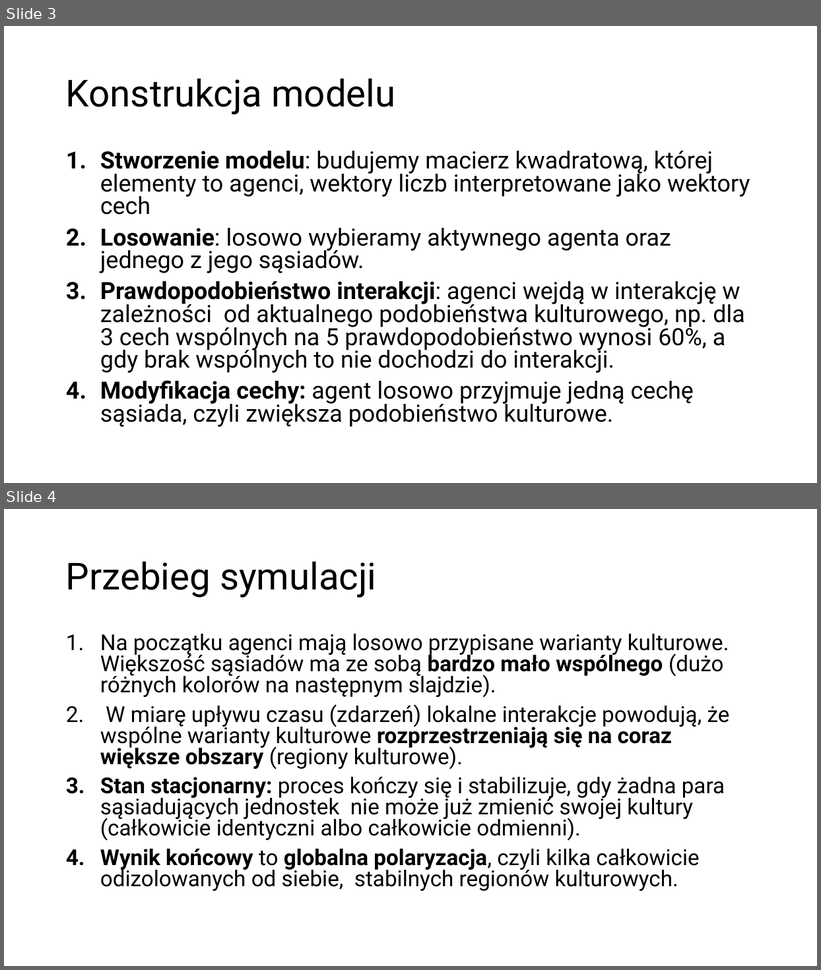
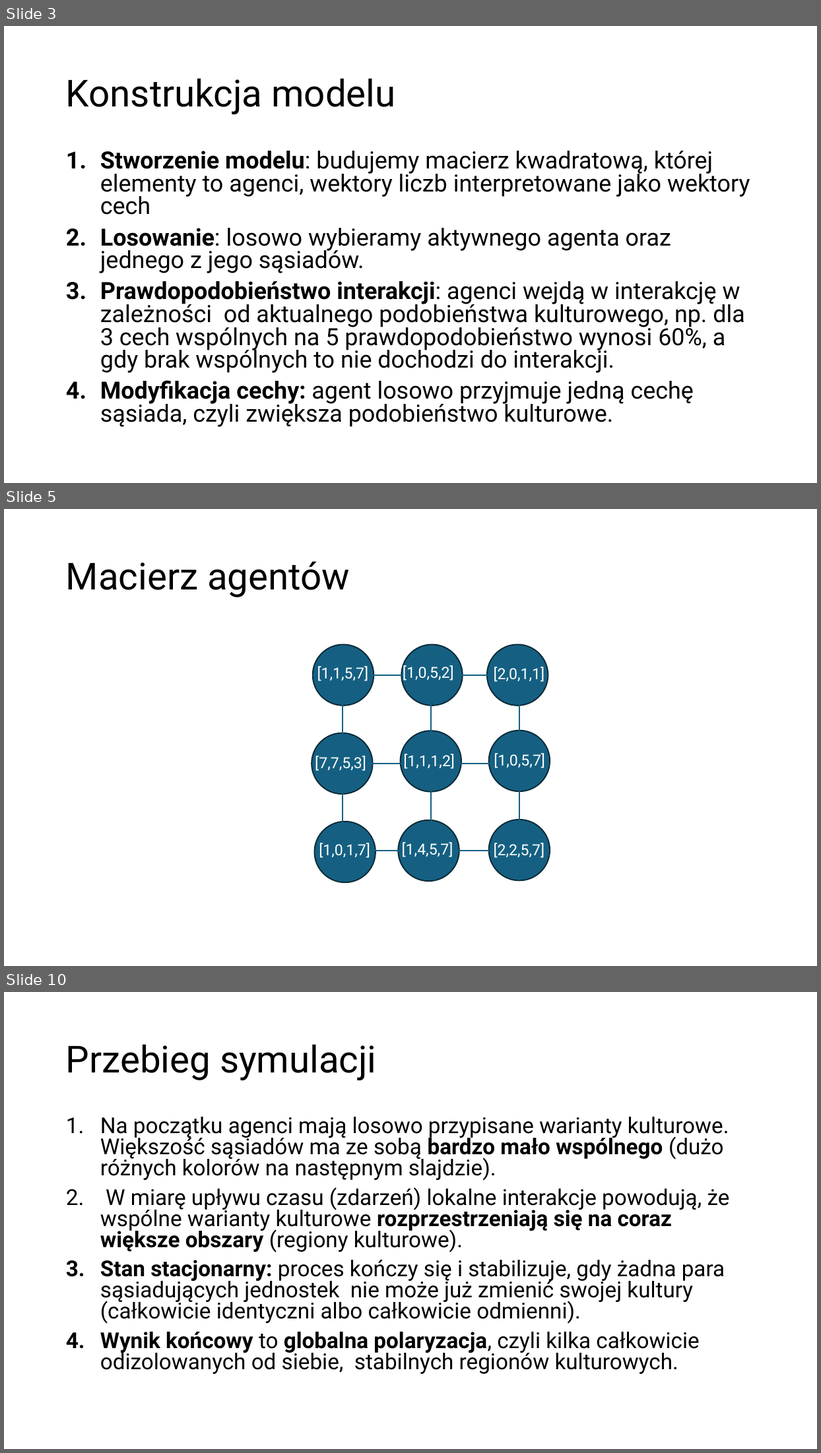
Before and after one commit to Karol-Garbaczewski/Axelrod_model, a slide deck: ModelAxelroda_prezentacja.pptx. Shown one above the other, each under a label of ours: slides 3 and 4 before the commit, slides 3, 5 and 10 after it; the slides between them are not shown. The pictures are 821x970 and 821x1453 pixels, drawn with LibreOffice and Linux fonts; fonts in the diff are those of the drawing. Boxes give left, top, right and bottom in pixels: in the first picture for what was removed or moved away, otherwise in the second. Text is boxed around its words. In the diff, an @@ line names an element or a change of style, - is before the commit and + after.

```diff
--- a/ModelAxelroda_prezentacja.pptx
+++ b/ModelAxelroda_prezentacja.pptx
@@ slide 5 added at (4,509,817,966), background #FFFFFF @@
@@ title added at (66,561,350,597), 44 pt, text #000000 @@
+Macierz agentów
@@ ellipse added at (313,644,374,706), fill #156082, outline #092A39 1.5 pt @@
@@ ellipse added at (402,644,463,706), fill #156082, outline #092A39 1.5 pt @@
@@ ellipse added at (487,644,548,706), fill #156082, outline #092A39 1.5 pt @@
@@ text added at (318,666,369,681), 18 pt, text #FFFFFF @@
+[1,1,5,7]
+,
@@ line added from (343, 657) to (343, 871), #156082 1.5 pt @@
@@ text added at (403,664,454,681), 18 pt, text #FFFFFF @@
+[1,0,5,2]
+,
@@ line added from (432, 657) to (432, 871), #156082 1.5 pt @@
@@ text added at (494,667,545,682), 18 pt, text #FFFFFF @@
+[2,0,1,1]
+,
@@ line added from (520, 666) to (520, 881), #156082 1.5 pt @@
@@ line added from (313, 675) to (548, 675), #156082 1.5 pt @@
@@ ellipse added at (312,733,373,795), fill #156082, outline #092A39 1.5 pt @@
@@ ellipse added at (401,731,461,792), fill #156082, outline #092A39 1.5 pt @@
@@ ellipse added at (489,730,550,791), fill #156082, outline #092A39 1.5 pt @@
@@ line added from (314, 764) to (550, 764), #156082 1.5 pt @@
@@ text added at (315,756,366,771), 18 pt, text #FFFFFF @@
+[7,7,5,3]
+,
@@ text added at (403,754,455,769), 18 pt, text #FFFFFF @@
+[1,1,1,2]
+,
@@ text added at (494,753,545,768), 18 pt, text #FFFFFF @@
+[1,0,5,7]
+,
@@ ellipse added at (314,822,376,883), fill #156082, outline #092A39 1.5 pt @@
@@ ellipse added at (399,821,459,882), fill #156082, outline #092A39 1.5 pt @@
@@ ellipse added at (489,820,550,881), fill #156082, outline #092A39 1.5 pt @@
@@ text added at (319,843,370,858), 18 pt, text #FFFFFF @@
+[1,0,1,7]
+,
@@ text added at (402,842,453,857), 18 pt, text #FFFFFF @@
+[1,4,5,7]
+,
@@ text added at (494,843,545,858), 18 pt, text #FFFFFF @@
+[2,2,5,7]
+,
@@ line added from (314, 851) to (550, 851), #156082 1.5 pt @@
@@ what was slide 4 is now slide 10 @@
```
Also in this commit, not shown: 5 other slides added, 4 other files.
